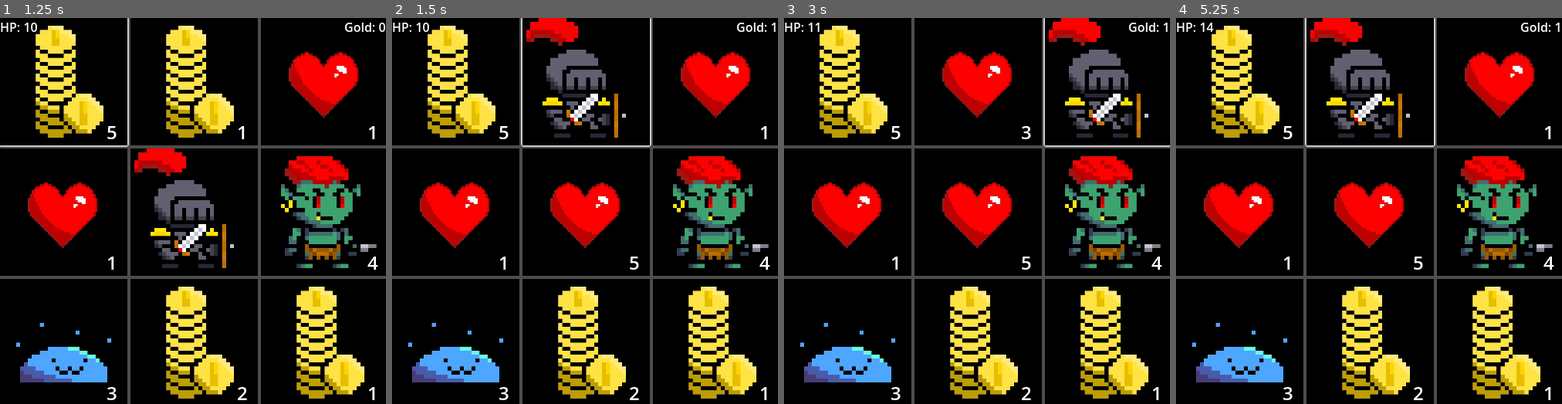
Above: before the commit, frames 1-4 (left to right).
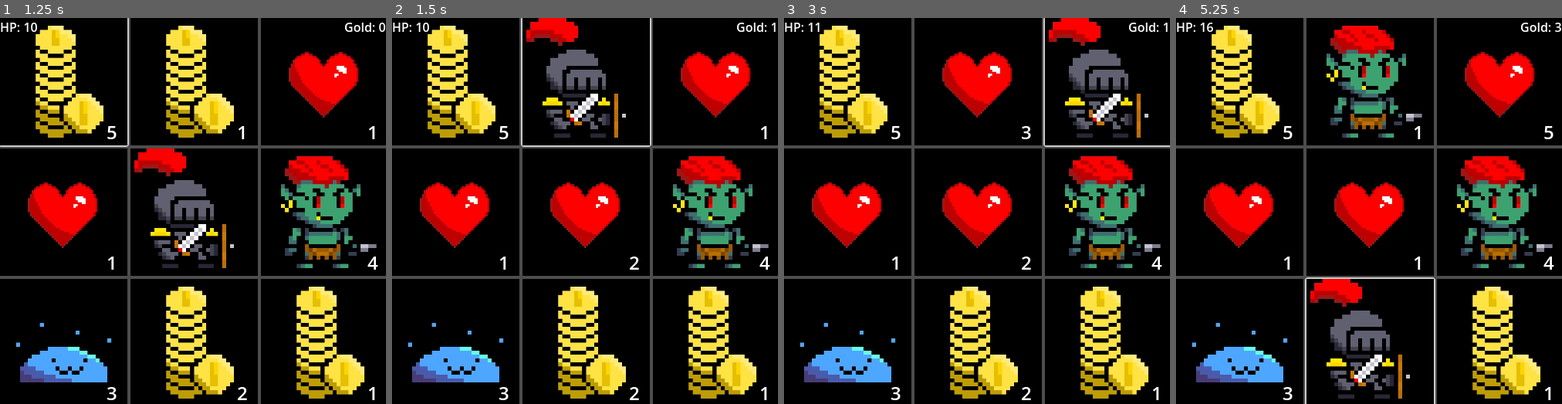
Above: after the commit, the same moments.

Repository: JusTS-CD/nine-cards-game
Game: Godot game, scene res://scenes/Game.tscn
The game is run twice, just before and just after one commit, with the same random seed, the same clock (stepped at 60 frames per second) and the same inputs. The project has no main scene, so this scene is started directly.
Inputs (mouse positions are in pixels of both pictures, inside the frame that each line leads up to):
- Up to frame 1 (1.25 s): click "5" at 0.5 s
- Up to frame 2 (1.5 s): click "1" at 1.25 s
- Up to frame 3 (3 s): click (977, 79) at 2.02 s; click "1" at 2.75 s
- Up to frame 4 (5.25 s): click "3" at 3.5 s; click "2" at 4.25 s; click "2" at 5 s

Frame 1 is identical in both runs. In frame 2, less than 0.1% of the frame differs, in the area x 61-64%, y 61-66%; in frame 3, less than 0.1%; in frame 4, 9.7%, in the area x 7-100%, y 0-100%.

Commit message:
feat: implement empty cell system

Diff:
--- a/scenes/Game.gd
+++ b/scenes/Game.gd
@@ -87,6 +87,25 @@
 		0
 	)
 
+func spawn_random_card():
+
+	var empty_cells = []
+
+	for i in range(cells.size()):
+
+		if cells[i].type == Cell.CellType.EMPTY and i != player_position:
+
+			empty_cells.append(i)
+
+	if empty_cells.is_empty():
+		return
+
+	var random_index = empty_cells.pick_random()
+
+	cells[random_index].set_data(
+		get_random_cell_type(),
+		randi_range(1, 5)
+	)
 
 func _on_cell_pressed(index):
 
@@ -108,13 +127,15 @@
 
 
 	cells[player_position].set_data(
-		get_random_cell_type(),
-		randi_range(1, 5)
+		Cell.CellType.EMPTY,
+		0
 	)
 
 	player_position = index
 
 	update_player_cell()
+
+	spawn_random_card()
 
 	print("HP: ", player_hp)
 	print("Gold: ", player_gold)
